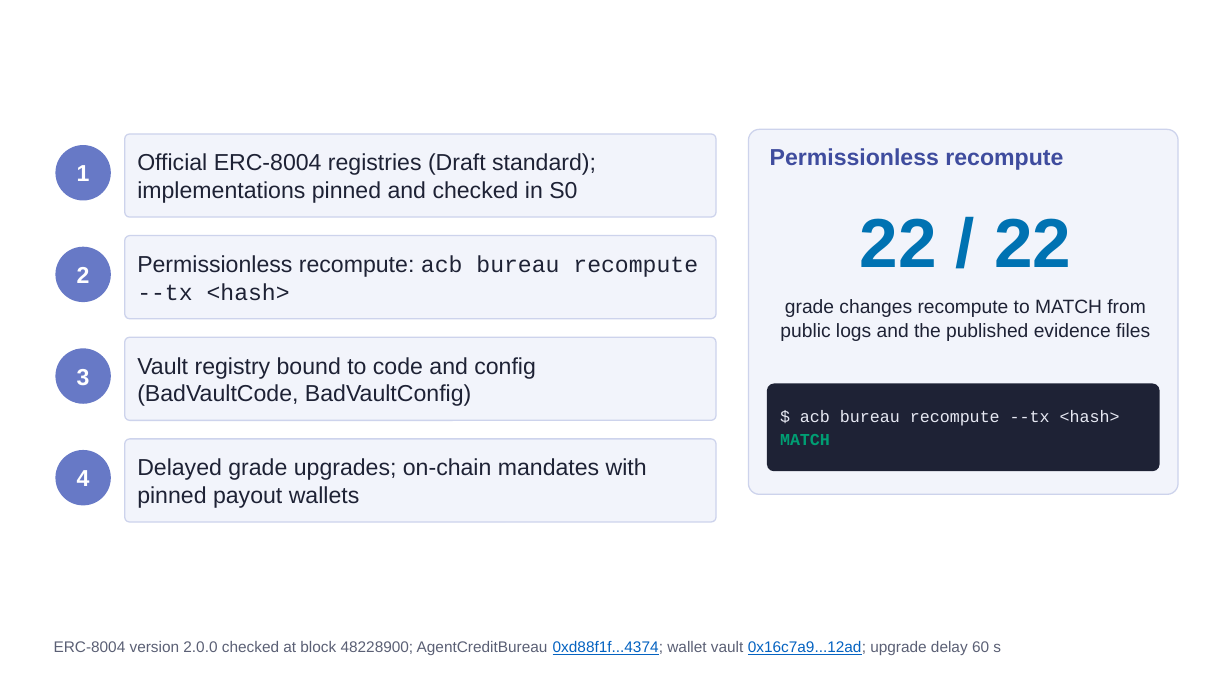
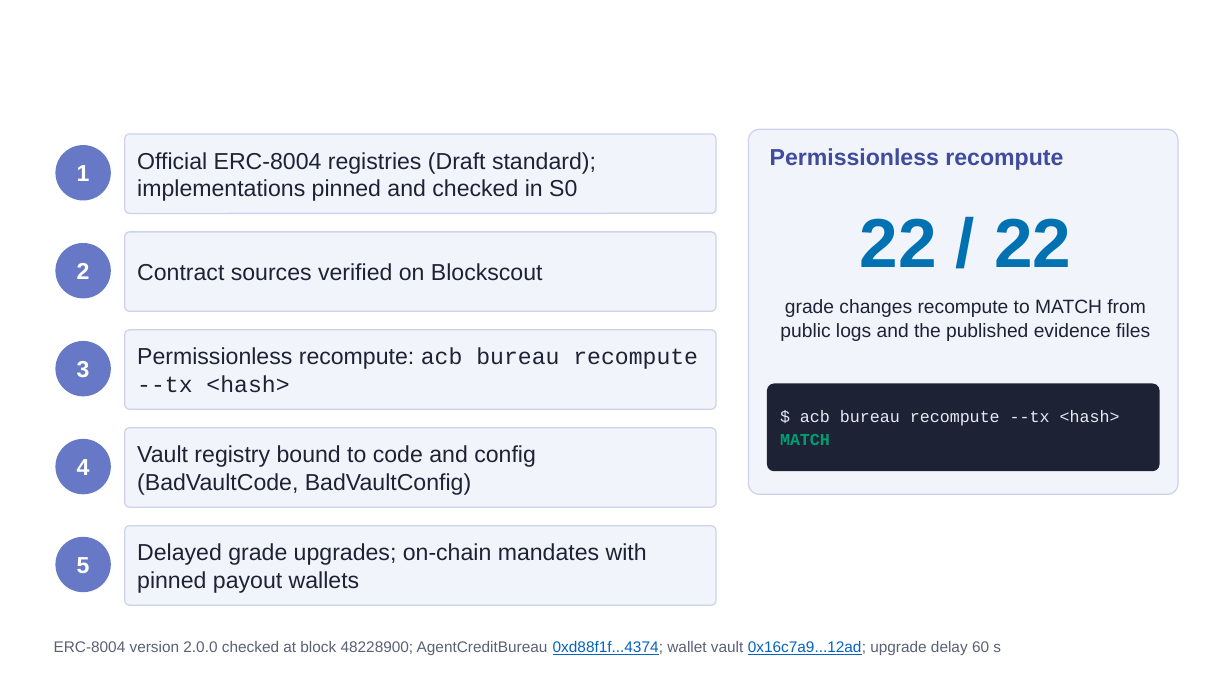
Before and after one commit to taivnaaiwnl/shenzhen-comp, a slide deck: slide 13 of deck/InternationalAI-TeamMongolia-Deck.pptx. Drawn at 1232x693 pixels with LibreOffice and Linux fonts; fonts in the diff are those of the drawing; background and template pictures are left out. Boxes give left, top, right and bottom in pixels: in the first picture for what was removed or moved away, otherwise in the second. Text is boxed around its words. In the diff, an @@ line names an element or a change of style, - is before the commit and + after.

Commit message:
Recorded commit ids updated after the history rewrite (same trees); run history with the commits each part of the run used; deliverables, deck, PDFs and the ElevenLabs-narrated video regenerated; explorer screenshots of the verified contracts

```diff
--- a/deck/InternationalAI-TeamMongolia-Deck.pptx
+++ b/deck/InternationalAI-TeamMongolia-Deck.pptx
@@ rounded rectangle "Official ERC-8004 registries (Draft standard); ...": place and size @@
-rounded rectangle "Official ERC-8004 registries (Draft standard); ..." at [125, 134, 716, 217]
+rounded rectangle "Official ERC-8004 registries (Draft standard); ..." at [125, 134, 716, 213]
@@ rounded rectangle added at [125, 232, 716, 311], fill #F2F4FB, outline #CDD3EC 1 pt, 18 pt, text #1E2235 @@
+Contract sources verified on Blockscout
@@ ellipse "2": place and size @@
-ellipse "2" at [55, 247, 111, 302]
+ellipse "2" at [55, 243, 111, 299]
@@ ellipse "3": place and size @@
-ellipse "3" at [55, 348, 111, 404]
+ellipse "3" at [55, 341, 111, 396]
@@ rounded rectangle "Permissionless recompute: acb bureau recompute ...": place and size @@
-rounded rectangle "Permissionless recompute: acb bureau recompute ..." at [125, 236, 716, 319]
+rounded rectangle "Permissionless recompute: acb bureau recompute ..." at [125, 330, 716, 409]
@@ ellipse "4": place and size @@
-ellipse "4" at [55, 450, 111, 506]
+ellipse "4" at [55, 439, 111, 494]
@@ rounded rectangle "Vault registry bound to code ...": place and size @@
-rounded rectangle "Vault registry bound to code ..." at [125, 337, 716, 421]
+rounded rectangle "Vault registry bound to code ..." at [125, 428, 716, 507]
@@ ellipse added at [55, 537, 111, 592], fill #6779C6, 18 pt, text #FFFFFF, bold @@
+5
@@ rounded rectangle "Delayed grade upgrades; on-chain mandates ...": place and size @@
-rounded rectangle "Delayed grade upgrades; on-chain mandates ..." at [125, 439, 716, 522]
+rounded rectangle "Delayed grade upgrades; on-chain mandates ..." at [125, 526, 716, 605]
```
Also in this commit, not shown: 3 other slides changed, 30 other files.
